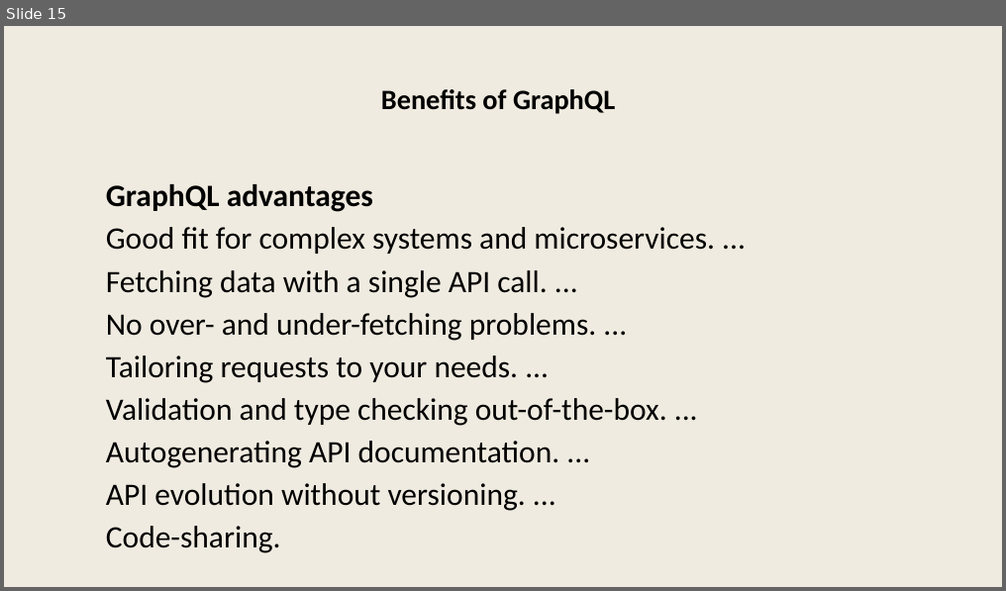
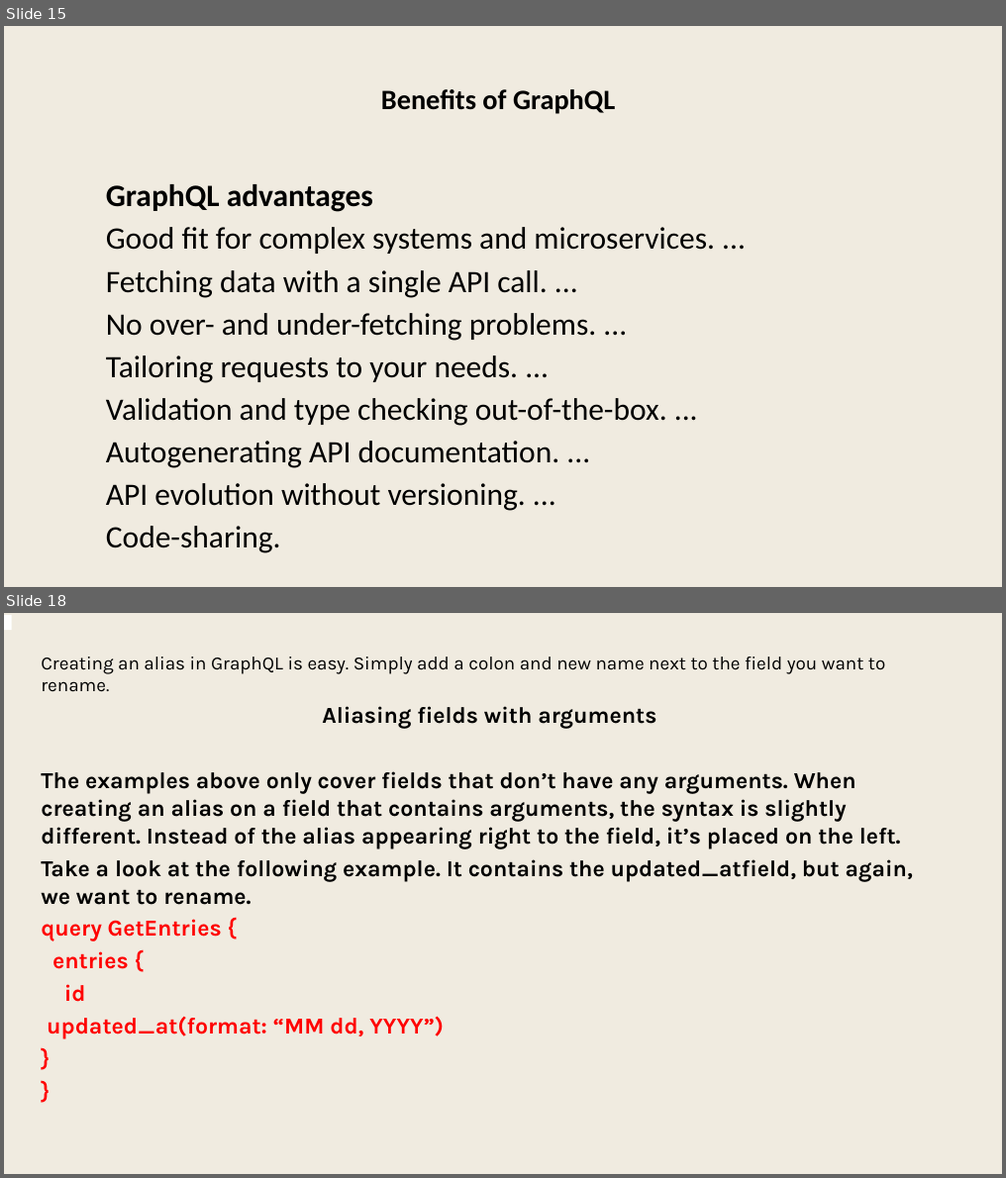
Before and after one commit to dameeta/graphql, a slide deck: graphql.pptx. Shown one above the other, each under a label of ours: slide 15 before the commit, slides 15 and 18 after it; the slides between them are not shown. The pictures are 1006x591 and 1006x1178 pixels, drawn with LibreOffice and Linux fonts; fonts in the diff are those of the drawing. Boxes give left, top, right and bottom in pixels: in the first picture for what was removed or moved away, otherwise in the second. Text is boxed around its words. In the diff, an @@ line names an element or a change of style, - is before the commit and + after.

```diff
--- a/graphql.pptx
+++ b/graphql.pptx
@@ slide 18 added at [4,613,1002,1174], background #F0EBE0 @@
@@ rectangle added at [4,615,12,630], fill #FFFFFF @@
@@ text added at [41,657,913,1040], 44 pt, text #000000, bold @@
+Creating an alias in GraphQL is easy. Simply add a colon and new name next to the field you want to rename.
+Aliasing fields with arguments
+The examples above only cover fields that don’t have any arguments. When creating an alias on a field that contains arguments, the syntax is slightly different. Instead of the alias appearing right to the field, it’s placed on the left.
+Take a look at the following example. It contains the updated_atfield, but again, we want to rename.
+query GetEntries {
+entries {
+id
+updated_at(format: “MM dd, YYYY”)
+}
+}
```
Also in this commit, not shown: 2 slides changed, 38 other slides added, 1 other file.
